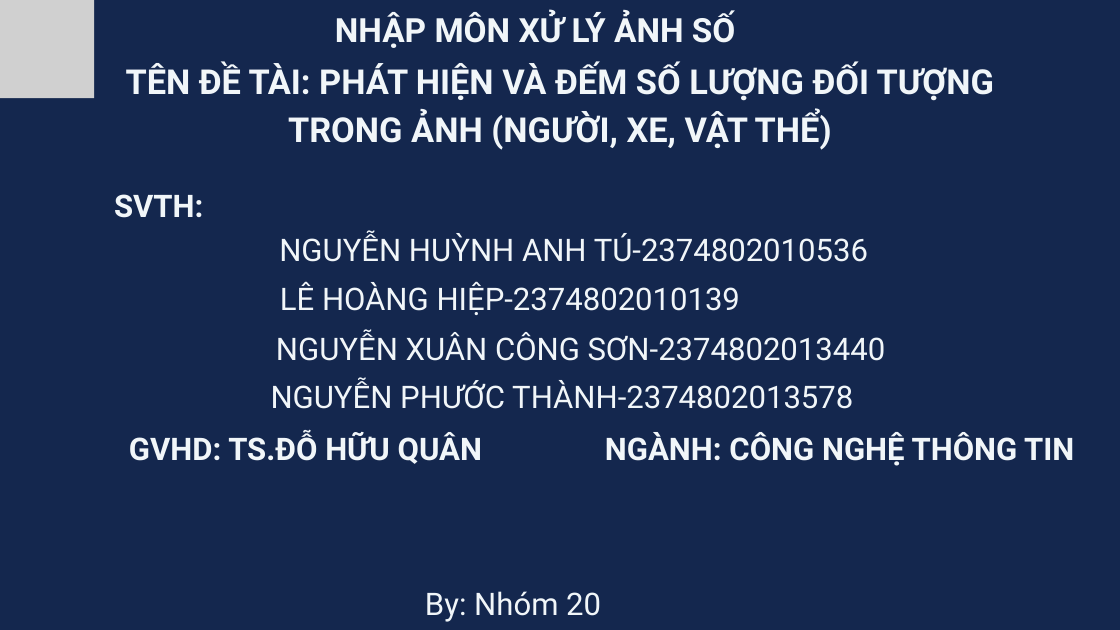
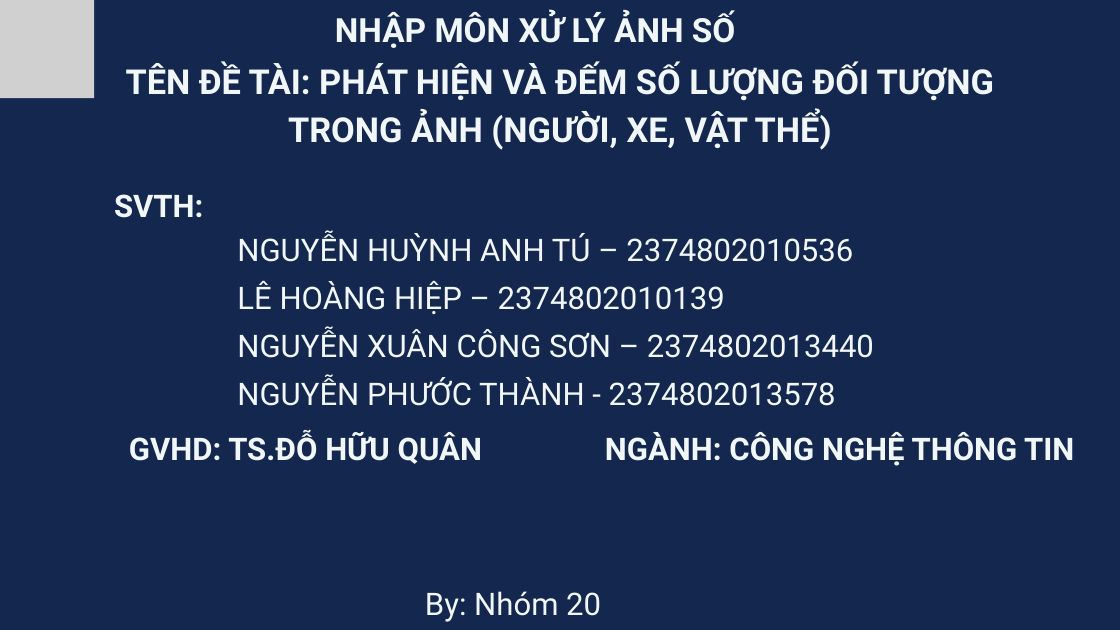
Before and after one commit to AnhTu259/Nhom_20_NMXLAS_HK243, a slide deck: slide 1 of Slide_Bao_Cao.pptx. Drawn at 1120x630 pixels with LibreOffice and Linux fonts; fonts in the diff are those of the drawing; grey boxes stand for pictures. Boxes give left, top, right and bottom in pixels: in the first picture for what was removed or moved away, otherwise in the second. Text is boxed around its words. In the diff, an @@ line names an element or a change of style, - is before the commit and + after.

```diff
--- a/Slide_Bao_Cao.pptx
+++ b/Slide_Bao_Cao.pptx
@@ text at bbox=[237, 233, 874, 406]: text changed @@
-NGUYỄN HUỲNH ANH TÚ-2374802010536
+NGUYỄN HUỲNH ANH TÚ – 2374802010536
+LÊ HOÀNG HIỆP – 2374802010139
+NGUYỄN XUÂN CÔNG SƠN – 2374802013440
+NGUYỄN PHƯỚC THÀNH - 2374802013578
@@ text removed at bbox=[280, 282, 740, 315] @@
-LÊ HOÀNG HIỆP-2374802010139
@@ text removed at bbox=[276, 332, 886, 361] @@
-NGUYỄN XUÂN CÔNG SƠN-2374802013440
@@ text removed at bbox=[271, 380, 853, 409] @@
-NGUYỄN PHƯỚC THÀNH-2374802013578
```
Also in this commit, not shown: 3 other slides changed, 3 other files.
